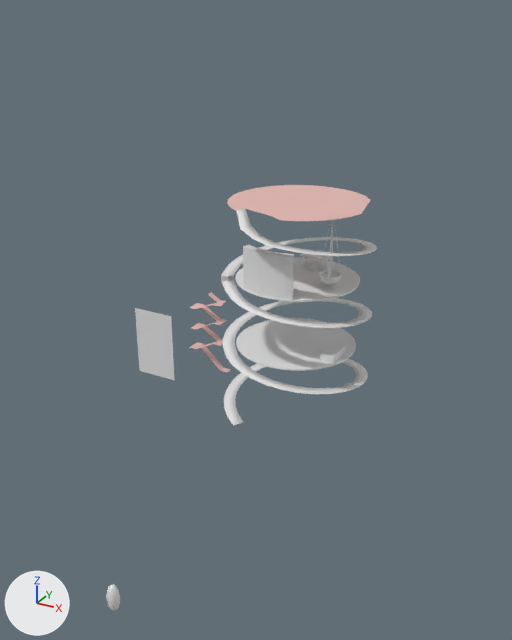
The Blender file BlenderSource/Environment/Schloss.blend: old version first, new version second.
One viewpoint serves both versions: a camera (50 mm lens) standing at (20.1, -43.4, 28.0) and looking at (0.1, -7.0, 9.8). Every picture has the same lights, and +X, +Y and +Z are marked at lower left. The picture after the commit comes second.
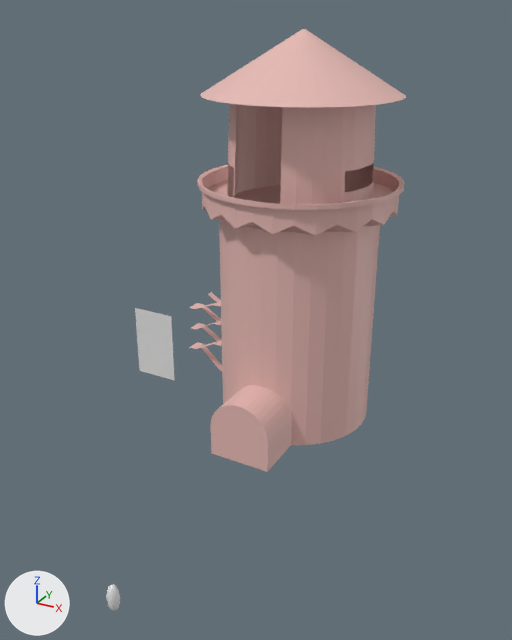
Pixel boxes (x1, y1, x2, y2) of what changed, in the pictures (512 x 640 px):
```json
{"object": "Plane.002", "change": "shown", "after": [197, 29, 406, 471], "on screen": "pink"}
{"object": "Plane.006", "change": "added", "after": [211, 404, 269, 472], "on screen": "pink"}
{"object": "Plane.005", "change": "unchanged, covered by the edit", "before": [221, 208, 377, 426]}
{"object": "Cylinder.002", "change": "unchanged, covered by the edit", "before": [236, 318, 356, 371]}
{"object": "Plane.003", "change": "unchanged, covered by the edit", "before": [227, 185, 371, 221], "after": [231, 186, 350, 204]}
{"object": "Cube.003", "change": "unchanged, covered by the edit", "before": [243, 245, 294, 300]}
```

The change, as JSON lines over the scene's bpy script:
```json
{"op": "add", "block": "me_plane_002", "code": ["me_plane_002 = bpy.data.meshes.new('Plane.002')", "me_plane_002.from_pydata(...)  # 40 vertices, 22 faces; spans x 0.0..4.39, y -0.07..0.06, z -1.47..2.91", "me_plane_002.materials.append(mat_material)  # pink #e7b9b4"]}
{"op": "remove", "block": "ob_plane_002", "code": "ob_plane_002.hide_set(True)"}
{"op": "add", "block": "ob_plane_006", "code": ["ob_plane_006 = bpy.data.objects.new('Plane.006', me_plane_002)", "ob_plane_006.location = (-2.52, -8.63, 1.26)"]}
```
